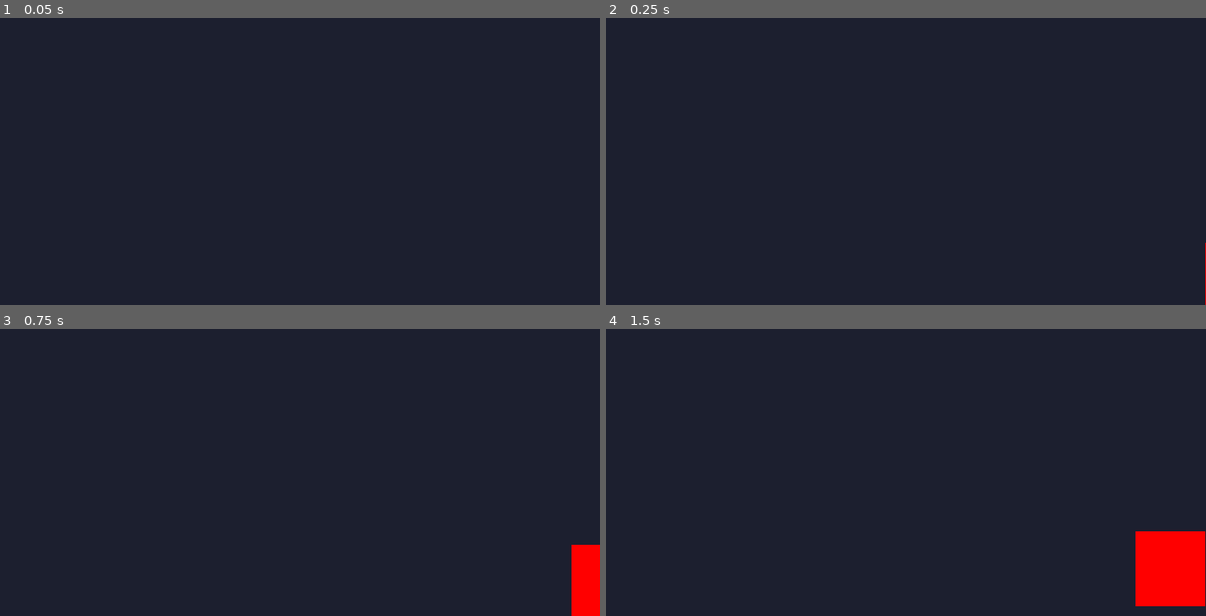
Above: before the commit, frames 1-4 (two rows, left to right).
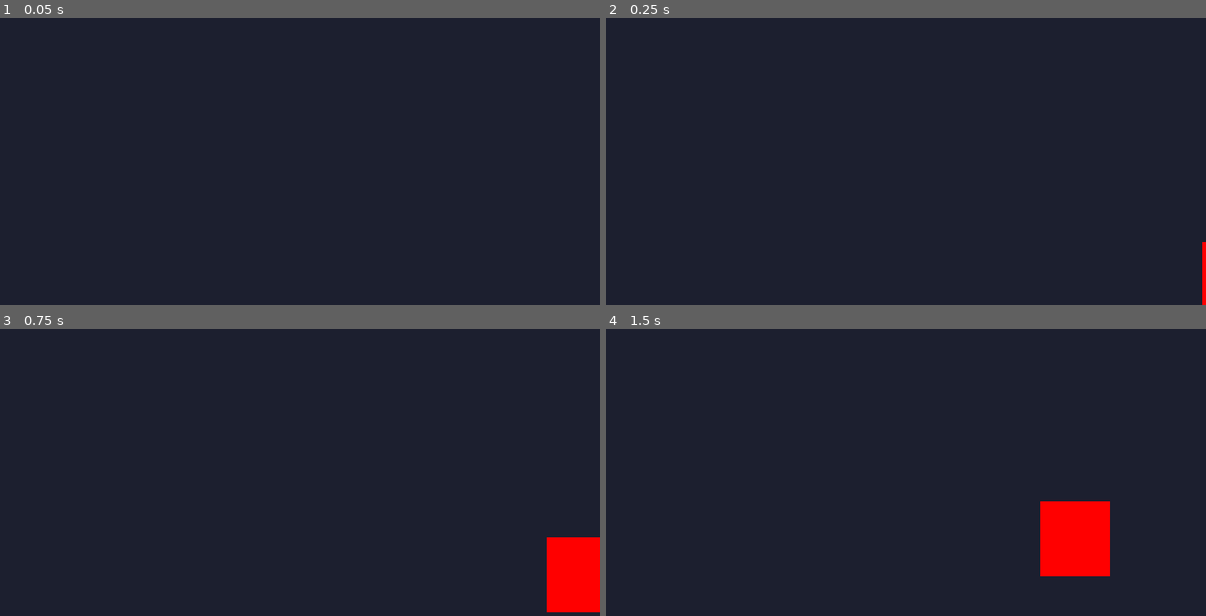
Above: after the commit, the same moments.

Repository: JonasBernard/deeper-but-lighter
Game: Godot game, scene res://hackingscene.tscn
The game is run twice, just before and just after one commit, with the same random seed, the same clock (stepped at 60 frames per second) and the same inputs. The project has no main scene, so this scene is started directly.
Inputs:
- Up to frame 1 (0.05 s): no input
- Up to frame 2 (0.25 s): no input
- Up to frame 3 (0.75 s): no input
- Up to frame 4 (1.5 s): no input

Frame 1 is identical in both runs. In frame 2, 0.1% of the frame differs, in the area x 99-100%, y 78-100%; in frame 3, 1.3%; in frame 4, 6.1%, in the area x 72-100%, y 60-97%.

Commit message:
Speedup

Diff:
--- a/Camera2D.gd
+++ b/Camera2D.gd
@@ -7,15 +7,16 @@
 
 onready var path : Path2D = get_node(@"../Path2D")
 onready var points = path.curve.get_baked_points()
-export var max_speed = 10
-
+export var speedup = 600
+export var speedup_time = 5
+export var initial_speed = 100
+onready var current_speed = initial_speed
 var pidx = 0
+var t = 0
 # Called when the node enters the scene tree for the first time.
 func _ready():
 	pass
 
-func current_speed():
-	return max_speed
 
 # Called every frame. 'delta' is the elapsed time since the previous frame.
 func _process(delta):
@@ -23,12 +24,14 @@
 		return
 	var next_point = points[pidx]
 	var dist : Vector2 = next_point - position
-	print(dist.length(),"\t", current_speed() * delta)
-	if dist.length() - current_speed() * delta < 0.5:
+	if t < speedup_time:
+		current_speed += speedup * max(0, min(speedup_time-t, delta))
+		t += delta
+	if dist.length() - current_speed * delta < 0.5:
 		position = next_point
 		pidx += 1
 		if pidx >= points.size():
 			pidx = -1
 		return
-	var velocity = dist.normalized() * current_speed() * delta
+	var velocity = dist.normalized() * current_speed * delta
 	position += velocity
--- a/hackingscene.tscn
+++ b/hackingscene.tscn
@@ -14,7 +14,7 @@
 [node name="Camera2D" type="Camera2D" parent="."]
 current = true
 script = ExtResource( 3 )
-max_speed = 100
+speedup = 150
 
 [node name="Sprite" type="Sprite" parent="Camera2D"]
 position = Vector2( 1.49817, -0.0841775 )
